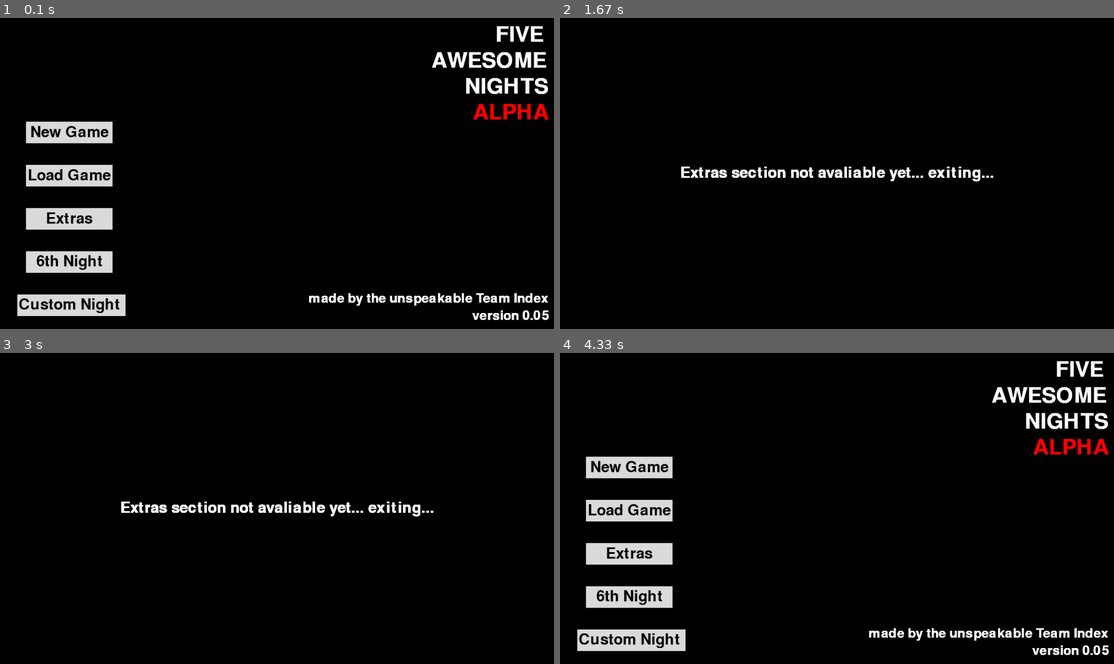
Above: before the commit, frames 1-4 (two rows, left to right).
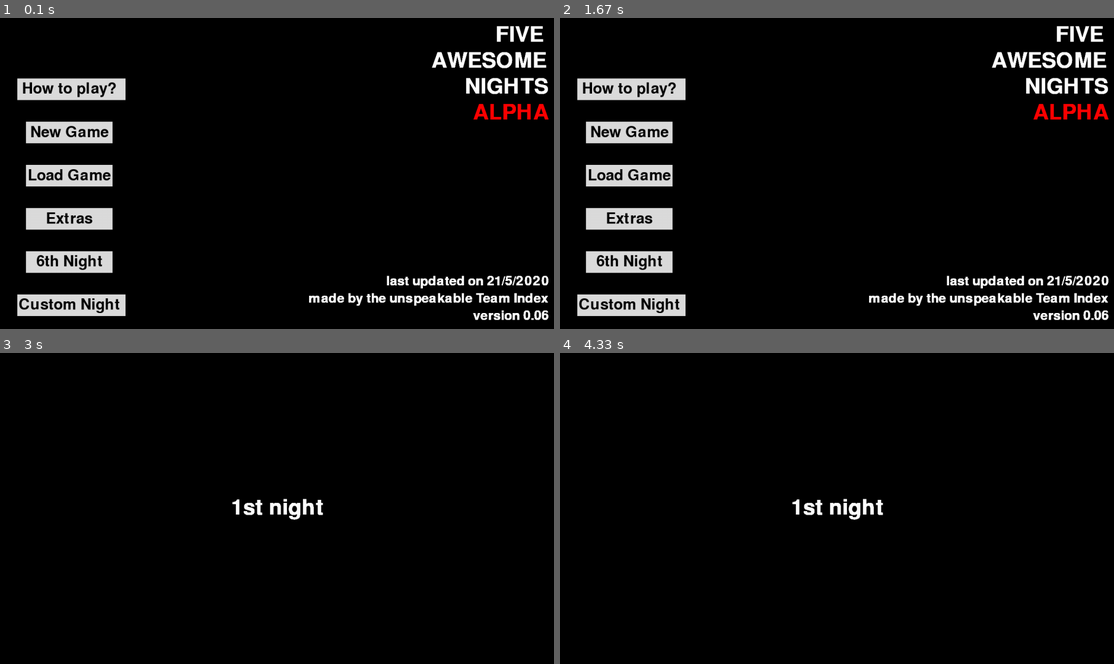
Above: after the commit, the same moments.

Repository: SuperTapood/Python-Game
Game: pygame game, started from main.py
Same seed, same stepped clock (60 frames per second), same inputs: the game is played once before the commit and once after it.
Inputs (mouse positions are in pixels of both pictures, inside the frame that each line leads up to):
- Up to frame 1 (0.1 s): no input
- Up to frame 2 (1.67 s): click (632, 89) at 0.38 s, where only the run after the commit has a clickable "How to play?"; hold Esc 0.67-1.13 s; move the mouse to (837, 195) at 0.7 s; click "Extras" at 1.22 s; hold Esc from 1.5 s (still down); move the mouse to (903, 201) at 1.53 s
- Up to frame 3 (3 s): release Esc at 1.97 s; click (66, 468) at 2.05 s, where only the run after the commit has a clickable "New Game"
- Up to frame 4 (4.33 s): no input

The runs differ from the first frame. In frame 1, 2.0% of the frame differs, in the area x 3-100%, y 19-98%; in frame 2, 11%, in the area x 3-99%, y 2-98%; in frame 3, 1.2%; in frame 4, 8.4%.

Commit message:
updated to version 0.06
check out the changelog for details
exe does not work for the time being

Diff:
--- a/gameData.py
+++ b/gameData.py
@@ -1,6 +1,7 @@
 import json
 from switch import switch, case
 from colors import RED, YELLOW, GREEN, BLUE
+import numpy as np
 
 # this file stores all of the constants and variables I need to use and some helpful functions
 
@@ -48,6 +49,9 @@
 		SevenBeat = 1
 	return
 
+def updateHS(pts):
+	HIGH_SCORE = np.max(pts, HIGH_SCORE)
+
 # enemy levels for every night
 NIGHTTUPLES = [[1, 1, 0, 0], [2, 2, 1, 0], [4, 4, 4, 4]]
 # the max playalbe night (== len(NIGHTTUPLES))
--- a/helpFunctions.py
+++ b/helpFunctions.py
@@ -1,5 +1,8 @@
 from time import time
 from gameData import NIGHT_LENGTH
+import os
+import pygame
+import json
 
 ## helpful functions to help me handle some things i don't want to see for the 400th time every time I open screen.py ##
 
@@ -39,3 +42,30 @@
 		# in case the code does speak, we urge you to ignore its advise, but that is, if it could speak.
 		# which it could not.
 		return abs(6 - int(NIGHT_LENGTH // t))
+
+def returnFiles(direc, prefix):
+	imgsArray = []
+	nameArray = []
+	lis = os.listdir(direc)
+	length = len(prefix)
+	for file in lis:
+		try:
+			if file[:length] == prefix:
+				nameArray.append(file)
+		except:
+			continue
+	for name in nameArray:
+		imgsArray.append(pygame.image.load(direc + "\\" + name))
+	return imgsArray, nameArray
+
+def version():
+	return json.load(open("metaData.json", "r"))["version"]
+
+def author():
+	return json.load(open("metaData.json", "r"))["author"]
+
+def date():
+	return json.load(open("metaData.json", "r"))["release date"]
+
+def state():
+	return json.load(open("metaData.json", "r"))["state"]
--- a/main.py
+++ b/main.py
@@ -7,6 +7,9 @@
 				if event.type == pygame.QUIT:
 					pygame.quit()
 					quit()
+				elif event.type == pygame.KEYDOWN:
+					if event.key == pygame.K_ESCAPE:
+						self.blitMainMenu()
 			pygame.display.update()
 """
 from screen import Screen
@@ -14,8 +17,7 @@
 
 
 
-if __name__ == "__main__":
-	# run this god forsaken code
-	pygame.init()
-	scr = Screen()
-	scr.blitMainMenu()
+# run this god forsaken code
+pygame.init()
+scr = Screen()
+scr.blitMainMenu()
--- /dev/null
+++ b/metaData.json
@@ -0,0 +1,4 @@
+{"version": "0.06",
+ "author": "Team Index",
+ "state": "ALPHA",
+ "release date": "21/5/2020"}
--- a/metaData.py
+++ /dev/null
@@ -1,3 +0,0 @@
-__version__ = "0.05"
-__author__ = "Team Index"
-__state__ = "ALPHA"
--- a/screen.py
+++ b/screen.py
@@ -5,11 +5,10 @@
 import gameData
 from time import time
 import loader
-from helpFunctions import returnOfficePrefix, startNight, checkIfOver, returnHour
+from helpFunctions import returnOfficePrefix, startNight, checkIfOver, returnHour, returnFiles, version
 from time import sleep as wait
 from power import Power
 from screenBlitter import ScreenBlitter
-from metaData import __version__
 
 class Screen(ScreenBlitter):
 	def __init__(self):
@@ -17,15 +16,12 @@
 		self.x = 1280
 		self.y = 720
 		self.window = pygame.display.set_mode((self.x, self.y))
-		pygame.display.set_caption(f"Five Awesome Nights {__version__}")
-		self.dir = r"Assets"
-		self.assets = os.listdir(self.dir)
-		self.imgs = []
-		for img in self.assets:
-			if img[:7] == "screen_":
-				self.imgs.append(self.dir + "\\" + img)
-		self.imgNames = [img[len(img) - 6:len(img) - 4] for img in self.imgs]
-		self.imgs = [pygame.image.load(img) for img in self.imgs]
+		pygame.display.set_caption(f"Five Awesome Nights {version()}")
+		direc = r"Assets"
+		self.imgs, self.imgNames = returnFiles(direc, "screen_")
+		self.imgNames = [img[len(img) - 6:len(img) - 4] for img in self.imgNames]
+		self.extras = returnFiles(direc, "extras_")[0]
+		self.extras = self.imgs
 		return
 
 	def blitNightNumber(self):
@@ -104,9 +100,7 @@
 		self.window.fill(BLACK)
 		start = time()
 		while True:
-			txt = Text("Extras section not avaliable yet... exiting...", self.x // 2, self.y // 2, 35, self.window, WHITE)
-			if time() - start >= 3:
-				self.blitMainMenu()
+			self.showOff(0)
 			for event in pygame.event.get():
 				if event.type == pygame.QUIT:
 					pygame.quit()
@@ -135,6 +129,9 @@
 					if returnOfficePrefix(chr(event.key), officeState) == "cam":
 						self.power.powerUp()
 						self.blitCameras(officeState)
+					elif event.key == pygame.K_ESCAPE:
+						endNightEarly()
+						self.blitMainMenu()
 					else:
 						officeState = returnOfficePrefix(chr(event.key), officeState)
 						self.window.blit(self.imgs[self.imgNames.index(officeState)], (0, 0))
@@ -160,6 +157,9 @@
 					if returnOfficePrefix(chr(event.key), officeState) == "cam":
 						self.power.powerDown()
 						self.blitOffice(officeState)
+					elif event.key == pygame.K_ESCAPE:
+						endNightEarly()
+						self.blitMainMenu()
 					else:
 						officeState = returnOfficePrefix(chr(event.key), officeState)
 			self.enemies.tick(time() - start)
@@ -180,6 +180,9 @@
 				if event.type == pygame.QUIT:
 					pygame.quit()
 					quit()
+				elif event.type == pygame.KEYDOWN:
+					if event.key == pygame.K_ESCAPE:
+						self.blitMainMenu()
 			pygame.display.update()
 		return
 
@@ -198,6 +201,9 @@
 				if event.type == pygame.QUIT:
 					pygame.quit()
 					quit()
+				elif event.type == pygame.KEYDOWN:
+					if event.key == pygame.K_ESCAPE:
+						self.blitMainMenu()
 			pygame.display.update()
 		return
 
@@ -207,6 +213,7 @@
 		for enem in self.enemies:
 			pts += enem.level * 1000
 		count = 0
+		gameData.updateHS(pts)
 		while True:
 			wait(0.03)
 			self.window.fill(BLACK)
@@ -219,11 +226,9 @@
 				if event.type == pygame.QUIT:
 					pygame.quit()
 					quit()
+				elif event.type == pygame.KEYDOWN:
+						if event.key == pygame.K_ESCAPE:
+							self.blitMainMenu()
 			pygame.display.update()
 		return
 	pass
-
-
-pygame.init()
-scr = Screen()
-scr.blitMainMenu()
--- a/screenBlitter.py
+++ b/screenBlitter.py
@@ -4,11 +4,12 @@
 import gameData
 from time import time
 import loader
-from helpFunctions import returnOfficePrefix, startNight, checkIfOver, returnHour
+from helpFunctions import returnOfficePrefix, startNight, checkIfOver, returnHour, version, author, state, date
 from time import sleep as wait
 from power import Power
-from metaData import __version__, __author__, __state__
 import numpy as np
+
+## helpful functions to help me handle some things i don't want to see for the 400th time every time I open screen.py ##
 
 class ScreenBlitter:
 	def customRed(self):
@@ -90,12 +91,17 @@
 		txt = Text("FIVE", 1200, 40, 50, self.window)
 		txt = Text("AWESOME", 1130, 100, 50, self.window)
 		txt = Text("NIGHTS", 1170, 160, 50, self.window)
-		txt = Text(f"{__state__}", 1180, 220, 50, self.window, RED)
-		txt = Text(f"version {__version__}", 1180, 690, 30, self.window)
-		txt = Text(f"made by the unspeakable {__author__}", 990, 650, 30, self.window)
+		txt = Text(f"{state()}", 1180, 220, 50, self.window, RED)
+		txt = Text(f"last updated on {date()}", 1080, 610, 30, self.window)
+		txt = Text(f"version {version()}", 1180, 690, 30, self.window)
+		txt = Text(f"made by the unspeakable {author()}", 990, 650, 30, self.window)
 		return
 
 	def mainButtons(self):
+		helpBtn = Button(GRAY, (40, 140, 250, 50), self.window)
+		txt = Text("How to play?", 160, 165, 35, self.window, BLACK)
+		if helpBtn.checkIfClicked():
+			self.blitTutorial()
 		newBtn = Button(GRAY, (60, 240, 200, 50),  self.window)
 		txt = Text("New Game", 160, 265, 35, self.window, BLACK)
 		if newBtn.checkIfClicked():
@@ -146,4 +152,35 @@
 			btn = Button(colorArray[i], (x, y, 20, 50), self.window)
 			x += 40
 		return
+
+	def showOff(self, index):
+		self.window.blit(self.extras[index], (0, 0))
+		while True:
+			for event in pygame.event.get():
+				if event.type == pygame.QUIT:
+					pygame.quit()
+					quit()
+				elif event.type == pygame.KEYDOWN:
+					if chr(event.key).lower() == "d" and index < len(self.extras) - 1:
+						self.showOff(index + 1)
+					elif chr(event.key).lower() == "a" and index > 0:
+						self.showOff(index - 1)
+					if event.key == pygame.K_ESCAPE:
+						self.blitMainMenu()
+			pygame.display.update()
+
+	def blitTutorial(self):
+		self.window.fill(BLACK)
+		while True:
+			txt = Text("a - close/open the left door", self.x // 2, 50, 50, self.window)
+			txt = Text("d - close/open the right door", self.x // 2, 150, 50, self.window)
+			txt = Text("s - close/open the cameras", self.x // 2, 250, 50, self.window)
+			for event in pygame.event.get():
+				if event.type == pygame.QUIT:
+					pygame.quit()
+					quit()
+				elif event.type == pygame.KEYDOWN:
+					if event.key == pygame.K_ESCAPE:
+						self.blitMainMenu()
+			pygame.display.update()
 	pass
Not shown, changed: ChangeLog.txt
Not shown, changed: README.txt
Not shown, changed: build/exe.win32-3.8/lib/asyncio/__main__.pyc
Not shown, changed: build/exe.win32-3.8/lib/asyncio/base_events.pyc
Not shown, changed: build/exe.win32-3.8/lib/library.zip
Not shown, changed: build/exe.win32-3.8/lib/numpy/lib/arraypad.pyc
Not shown, changed: build/exe.win32-3.8/lib/numpy/testing/_private/utils.pyc
Not shown, changed: build/exe.win32-3.8/lib/setuptools/pep425tags.pyc
Not shown, changed: build/exe.win32-3.8/lib/unittest/mock.pyc
